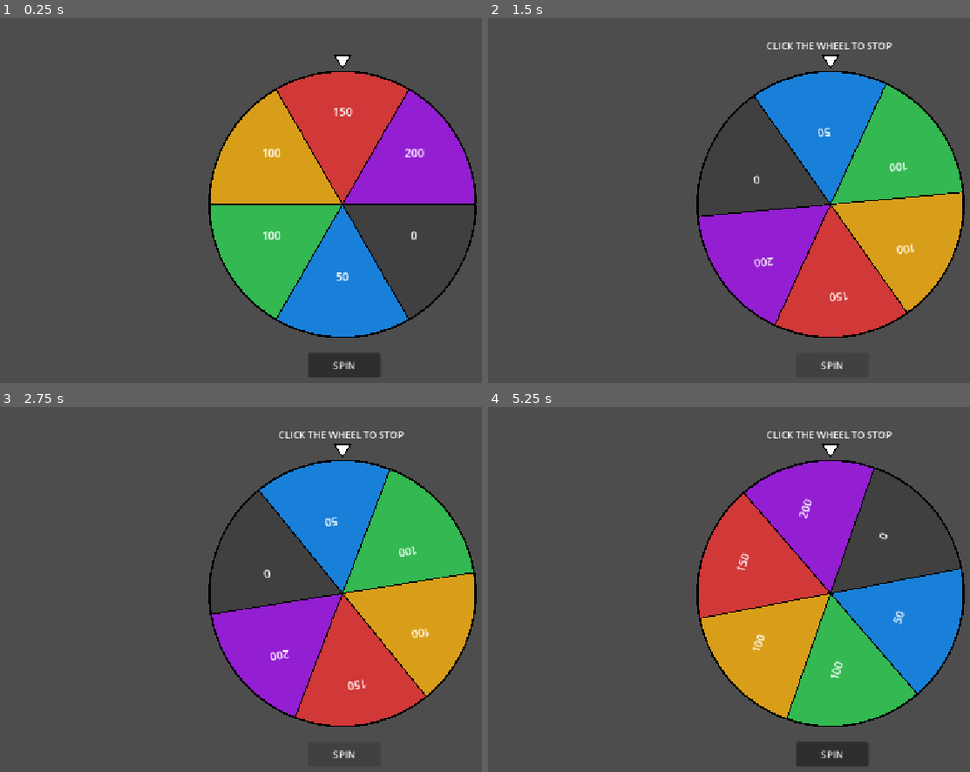
Above: before the commit, frames 1-4 (two rows, left to right).
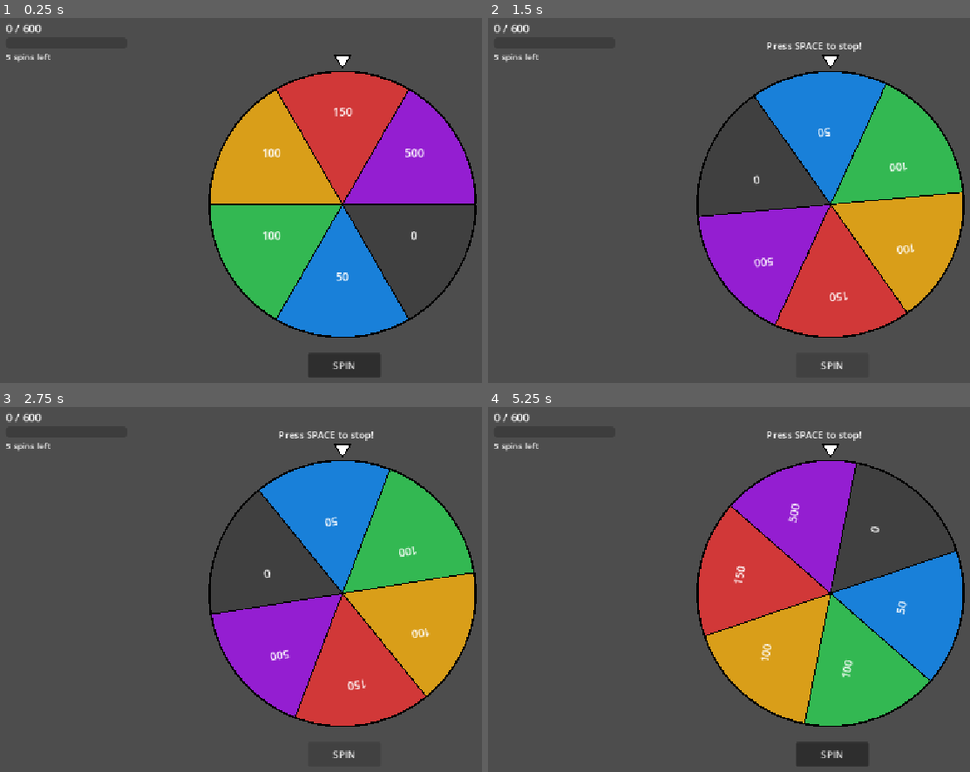
Above: after the commit, the same moments.

Repository: escpad/wheeling-time
Game: Godot game, scene res://scenes/main.tscn
Same seed, same stepped clock (60 frames per second), same inputs: the game is played once before the commit and once after it.
Inputs (mouse positions are in pixels of both pictures, inside the frame that each line leads up to):
- Up to frame 1 (0.25 s): no input
- Up to frame 2 (1.5 s): click "SPIN" at 0.5 s; click "SPIN" at 1.25 s
- Up to frame 3 (2.75 s): click "SPIN" at 2 s
- Up to frame 4 (5.25 s): tap Space every 0.75 s from 2.75 to 5 s; move the mouse to (outside the picture) at 2.77 s; hold Enter (ui_accept) 2.78-3.53 s; click (outside the picture) at 2.92 s; move the mouse to (690, 611) at 3.52 s; tap Enter (ui_accept) at 3.6, 3.77, 4.07, 5.1 s; click (690, 611) at 3.67 s; move the mouse to (902, 505) at 4.27 s; hold Enter (ui_accept) 4.28-5.03 s; click (902, 505) at 4.42 s; move the mouse to (796, 673) at 5.02 s; click (796, 673) at 5.17 s

The runs differ from the first frame. In frame 1, 0.2% of the frame differs, in the area x 1-86%, y 1-39%; in frame 2, 0.5%; in frame 3, 0.5%; in frame 4, 5.9%, in the area x 1-99%, y 1-88%.

Commit message:
added: quota bar and spin counter

Diff:
--- a/project.godot
+++ b/project.godot
@@ -7,6 +7,10 @@
 ;   param=value ; assign values to parameters
 
 config_version=5
+
+[autoload]
+
+GameManager="*res://scripts/game_manager.gd"
 
 [application]
 
--- a/scenes/main.tscn
+++ b/scenes/main.tscn
@@ -22,4 +22,63 @@
 offset_top = 50.0
 offset_right = 648.0
 offset_bottom = 73.0
-text = "CLICK THE WHEEL TO STOP"
+text = "Press SPACE to stop!"
+
+[node name="QuotaLabel" type="Label" parent="." unique_id=1000000001]
+offset_left = 20.0
+offset_top = 20.0
+offset_right = 220.0
+offset_bottom = 44.0
+theme_override_font_sizes/font_size = 18
+text = "0 / 600"
+
+[node name="QuotaBar" type="ProgressBar" parent="." unique_id=1000000002]
+offset_left = 20.0
+offset_top = 48.0
+offset_right = 220.0
+offset_bottom = 66.0
+max_value = 600.0
+show_percentage = false
+
+[node name="SpinsLabel" type="Label" parent="." unique_id=1000000003]
+offset_left = 20.0
+offset_top = 70.0
+offset_right = 220.0
+offset_bottom = 90.0
+theme_override_font_sizes/font_size = 14
+text = "5 spins left"
+
+[node name="GameOverLayer" type="CanvasLayer" parent="." unique_id=1000000004]
+layer = 10
+visible = false
+
+[node name="Dim" type="ColorRect" parent="GameOverLayer" unique_id=1000000005]
+anchors_preset = 15
+anchor_right = 1.0
+anchor_bottom = 1.0
+color = Color(0, 0, 0, 0.7)
+
+[node name="ResultLabel" type="Label" parent="GameOverLayer" unique_id=1000000006]
+offset_left = 376.0
+offset_top = 240.0
+offset_right = 776.0
+offset_bottom = 300.0
+theme_override_font_sizes/font_size = 48
+text = "YOU WIN!"
+horizontal_alignment = 1
+
+[node name="ScoreLabel" type="Label" parent="GameOverLayer" unique_id=1000000007]
+offset_left = 426.0
+offset_top = 308.0
+offset_right = 726.0
+offset_bottom = 344.0
+theme_override_font_sizes/font_size = 20
+text = "Final score: 0 / 600"
+horizontal_alignment = 1
+
+[node name="RestartBtn" type="Button" parent="GameOverLayer" unique_id=1000000008]
+offset_left = 501.0
+offset_top = 360.0
+offset_right = 651.0
+offset_bottom = 400.0
+text = "Play Again"
--- /dev/null
+++ b/scripts/game_manager.gd
@@ -0,0 +1,48 @@
+extends Node
+
+signal game_started
+signal game_over(won: bool)
+signal score_changed(new_score: int)
+signal event(name: String, data: Dictionary)
+
+var score:      int = 0
+var spins_left: int = 0
+var quota:      int = 0
+
+func start_game(spin_count: int, quota_goal: int) -> void:
+	score      = 0
+	spins_left = spin_count
+	quota      = quota_goal
+	emit_signal("game_started")
+
+func add_score(value: int) -> void:
+	score += value
+	emit_signal("score_changed", score)
+
+func use_spin() -> void:
+	spins_left -= 1
+
+func is_over() -> bool:
+	return score >= quota or spins_left <= 0
+
+func check_and_end() -> void:
+	if is_over():
+		emit_signal("game_over", score >= quota)
+
+func go_to_scene(path: String) -> void:
+	get_tree().change_scene_to_file(path)
+
+func reload() -> void:
+	get_tree().reload_current_scene()
+
+func pause() -> void:
+	get_tree().paused = true
+
+func resume() -> void:
+	get_tree().paused = false
+
+func slow_mo(scale: float = 0.5) -> void:
+	Engine.time_scale = scale
+
+func normal_speed() -> void:
+	Engine.time_scale = 1.0
--- a/scripts/main.gd
+++ b/scripts/main.gd
@@ -3,18 +3,47 @@
 const WHEEL_POS    := Vector2(576, 324)
 const WHEEL_RADIUS := 220.0
 
-@onready var _wheel:    Node2D = $Wheel
-@onready var _spin_btn: Button = $SpinButton
-@onready var _spin_helper: Label = $SpinText
+@onready var _wheel:       Node2D      = $Wheel
+@onready var _spin_btn:    Button      = $SpinButton
+@onready var _spin_helper: Label       = $SpinText
+@onready var _quota_lbl:   Label       = $QuotaLabel
+@onready var _quota_bar:   ProgressBar = $QuotaBar
+@onready var _spins_lbl:   Label       = $SpinsLabel
+@onready var _game_over:   CanvasLayer = $GameOverLayer
+@onready var _result_lbl:  Label       = $"GameOverLayer/ResultLabel"
+@onready var _score_lbl:   Label       = $"GameOverLayer/ScoreLabel"
+@onready var _restart_btn: Button      = $"GameOverLayer/RestartBtn"
+
 func _ready() -> void:
+	GameManager.start_game(5, 600)
 	_spin_btn.pressed.connect(_wheel.start_spin)
 	_wheel.spin_stopped.connect(_on_spin_stopped)
+	_restart_btn.pressed.connect(GameManager.reload)
+	GameManager.score_changed.connect(_on_score_changed)
+	GameManager.game_over.connect(_on_game_over)
+	_update_hud()
 
-func _on_spin_stopped(_index: int, _value: int) -> void:
+func _on_spin_stopped(_index: int, value: int) -> void:
 	_spin_helper.visible = false
+	GameManager.add_score(value)
+	GameManager.use_spin()
+	GameManager.check_and_end()
+
+func _on_score_changed(_new_score: int) -> void:
+	_update_hud()
+
+func _on_game_over(won: bool) -> void:
+	_spin_btn.disabled = true
+	_result_lbl.text = "YOU WIN!" if won else "YOU LOSE"
+	_score_lbl.text  = "Final score: %d / %d" % [GameManager.score, GameManager.quota]
+	_game_over.visible = true
+
+func _update_hud() -> void:
+	_quota_lbl.text  = "%d / %d" % [GameManager.score, GameManager.quota]
+	_quota_bar.value = clamp(GameManager.score, 0, GameManager.quota)
+	_spins_lbl.text  = "%d spins left" % GameManager.spins_left
 
 func _draw() -> void:
-	# Fixed pointer triangle, tip touching the wheel rim at the top
 	var tip   := WHEEL_POS + Vector2(0, -WHEEL_RADIUS - 5)
 	var left  := tip + Vector2(-14, -22)
 	var right := tip + Vector2( 14, -22)
--- a/scripts/wheel.gd
+++ b/scripts/wheel.gd
@@ -7,7 +7,7 @@
 	{ "value": 100, "label": "100",  "color": Color(0.2,  0.72, 0.32) },
 	{ "value": 100, "label": "100",  "color": Color(0.85, 0.62, 0.1)  },
 	{ "value": 150, "label": "150",  "color": Color(0.82, 0.22, 0.22) },
-	{ "value": 200, "label": "200",  "color": Color(0.58, 0.12, 0.82) },
+	{ "value": 500, "label": "500",  "color": Color(0.58, 0.12, 0.82) },
 ]
 
 const RADIUS       := 220.0
@@ -28,7 +28,7 @@
 func _unhandled_input(event: InputEvent) -> void:
 	if event.is_action_pressed("ui_accept") and state == State.IDLE:
 		start_spin()
-	elif event is InputEventMouseButton and event.pressed and state == State.SPINNING:
+	elif (event.is_action_pressed("ui_accept") or event is InputEventMouseButton) and event.pressed and state == State.SPINNING:
 		state = State.DECELERATING
 
 func _process(delta: float) -> void:
Not shown, added: scripts/game_manager.gd.uid
